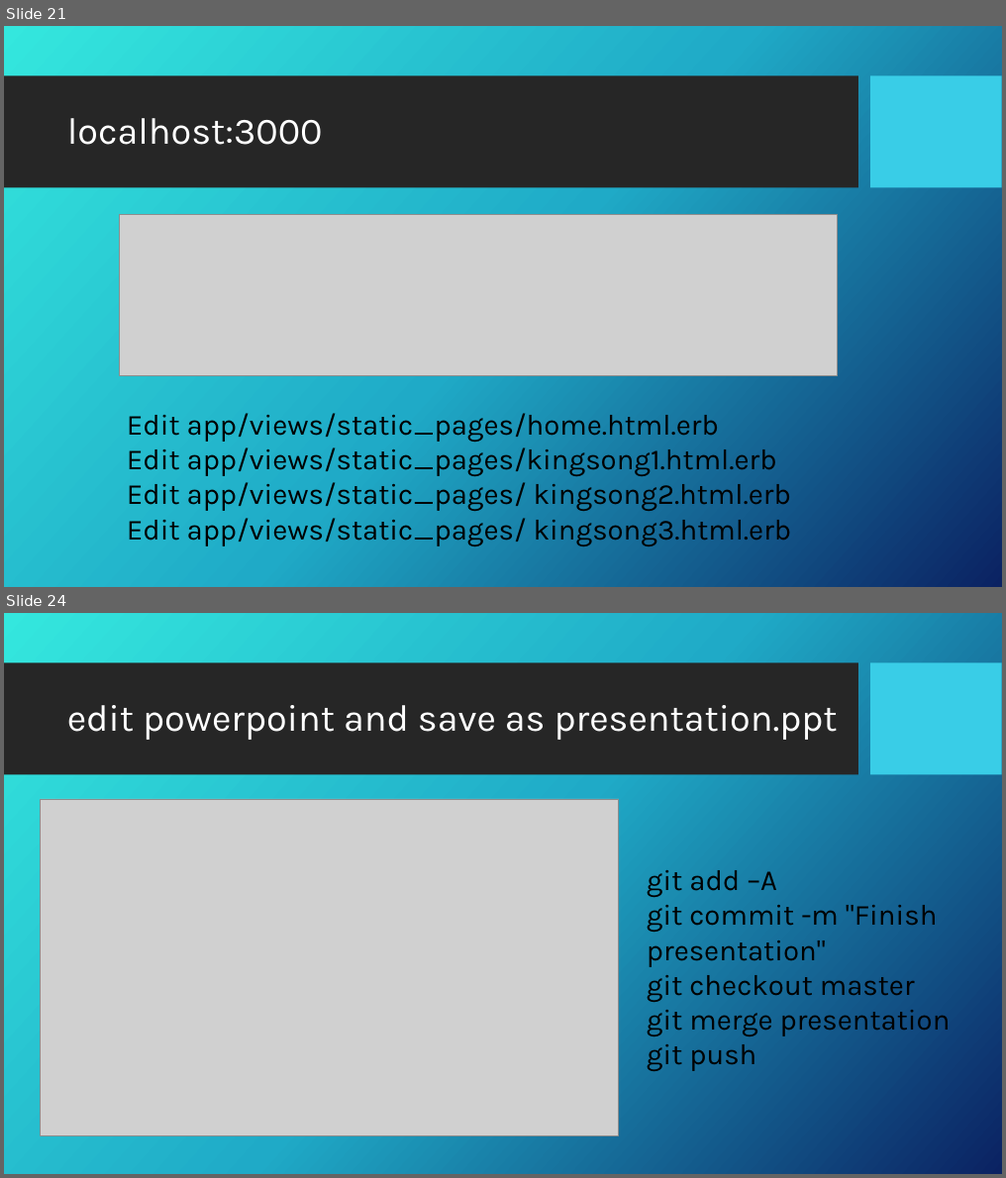
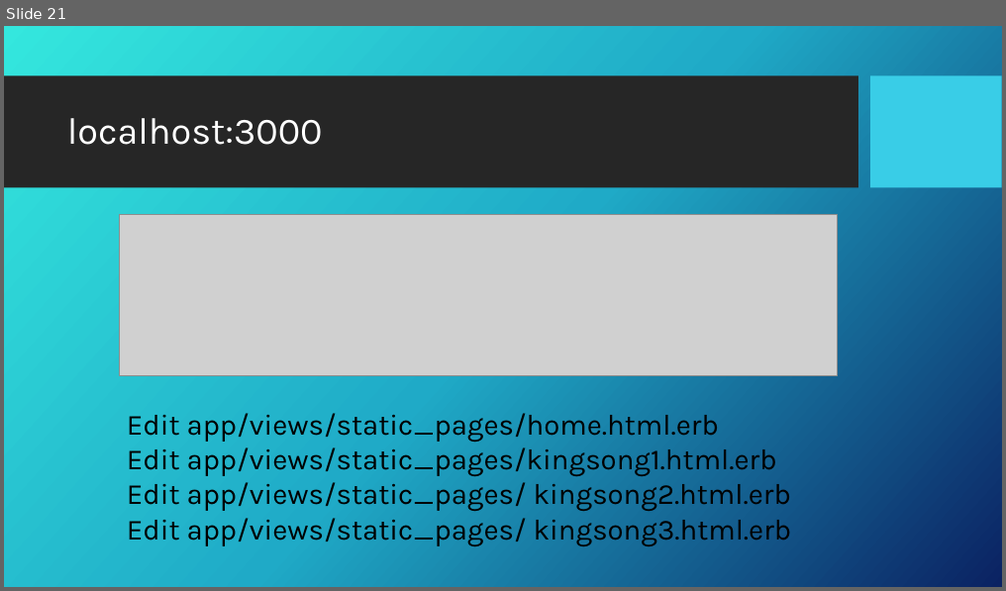
Before and after one commit to CharineePalm/interview_rails, a slide deck: presentation.pptx. Shown one above the other, each under a label of ours: slides 21 and 24 before the commit, slide 21 after it; the slides between them are not shown. The pictures are 1006x1178 and 1006x591 pixels, drawn with LibreOffice and Linux fonts; fonts in the diff are those of the drawing; grey boxes stand for pictures; background and template pictures are left out. Boxes give left, top, right and bottom in pixels: in the first picture for what was removed or moved away, otherwise in the second. Text is boxed around its words. In the diff, an @@ line names an element or a change of style, - is before the commit and + after.

```diff
--- a/presentation.pptx
+++ b/presentation.pptx
@@ slide 24 removed at [4,613,1002,1174], background picture (left out); not listed: 2 template elements that a slide beside it also shows @@
@@ title removed at [67,705,838,740] @@
-edit powerpoint and save as presentation.ppt
@@ picture removed at [40,799,619,1137] @@
@@ text removed at [647,870,950,1071] @@
-git add –A
-git commit -m "Finish presentation"
-git checkout master
-git merge presentation
-git push
```
Also in this commit, not shown: 1 other slide removed.
